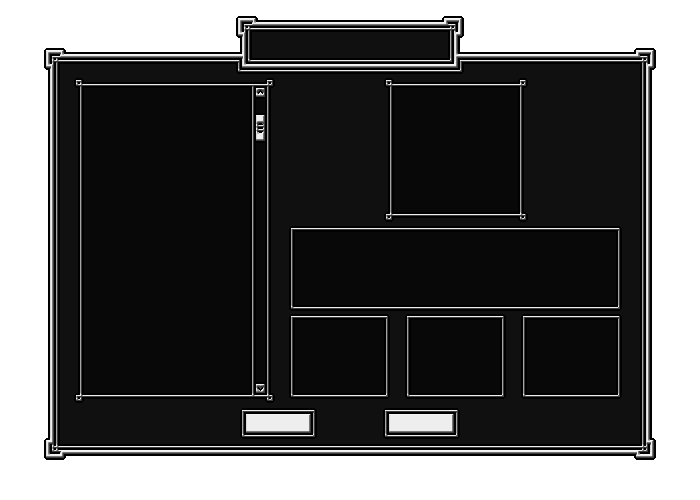
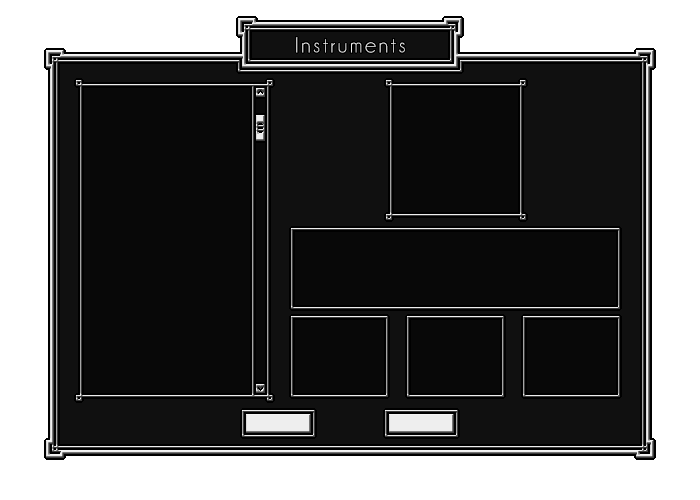
Layered file, before and after one edit (700px x 500px). Changes by layer:
added layer "Instruments" above "Layout" over [296, 37, 405, 53]
added group "Layout" with 6 layers over [295, 36, 406, 54]
moved "Frame" into group "Layout" over [295, 36, 406, 54]
